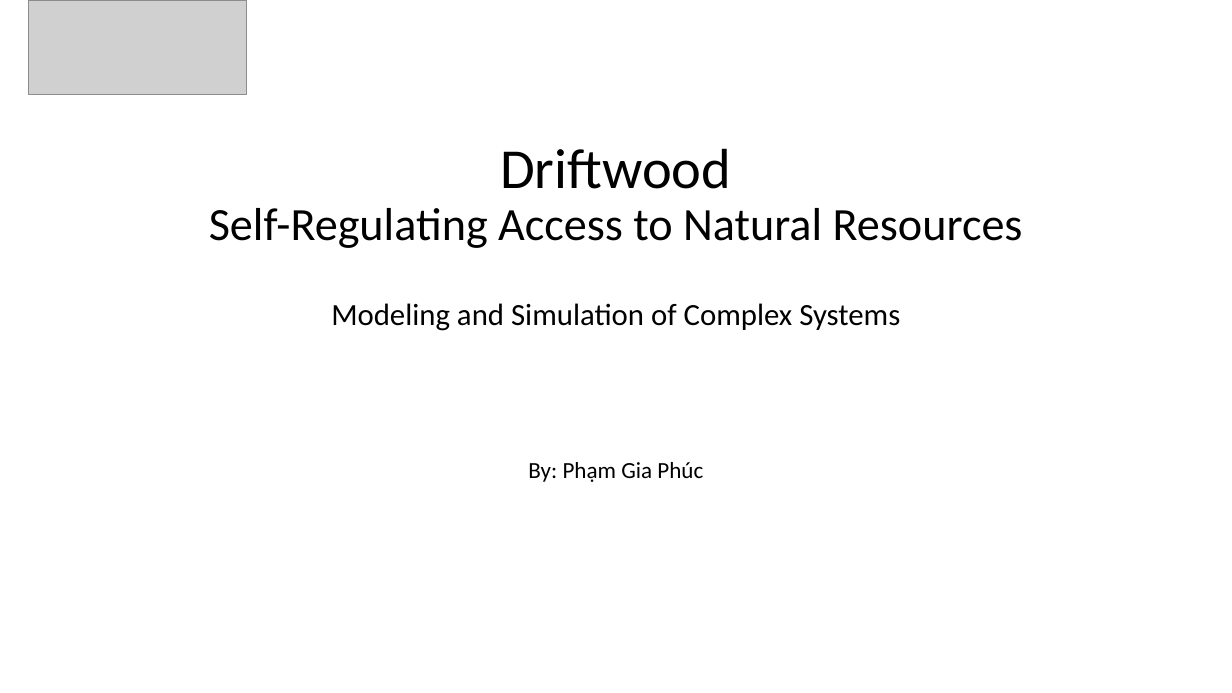
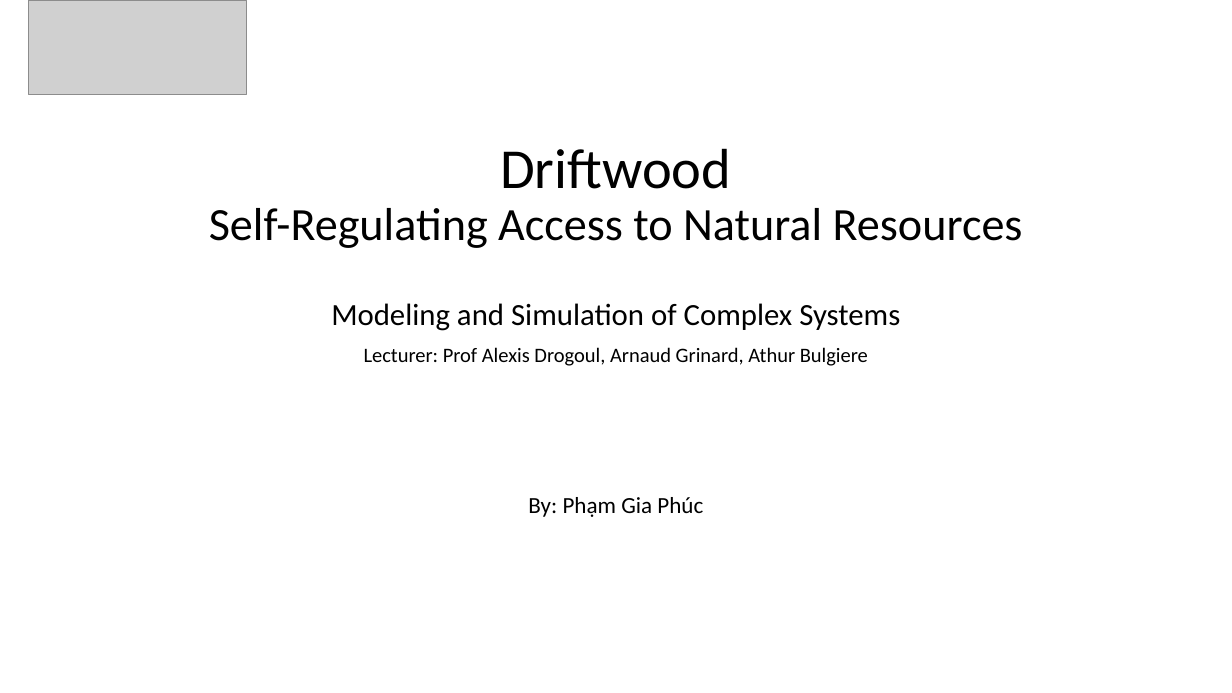
Before and after one commit to Lib3Rt9/ModelingAndSimulation, a slide deck: slide 1 of PROJECT/REPORT/GAMA_Presentation.pptx. Drawn at 1232x693 pixels with LibreOffice and Linux fonts; fonts in the diff are those of the drawing; grey boxes stand for pictures. Boxes give left, top, right and bottom in pixels: in the first picture for what was removed or moved away, otherwise in the second. Text is boxed around its words. In the diff, an @@ line names an element or a change of style, - is before the commit and + after.

Commit message:
- Polishing slide

```diff
--- a/PROJECT/REPORT/GAMA_Presentation.pptx
+++ b/PROJECT/REPORT/GAMA_Presentation.pptx
@@ subtitle at <box>364,347,868,366</box>: paragraph added @@
+Lecturer: Prof Alexis Drogoul, Arnaud Grinard, Athur Bulgiere
```
Also in this commit, not shown: 1 other file.
